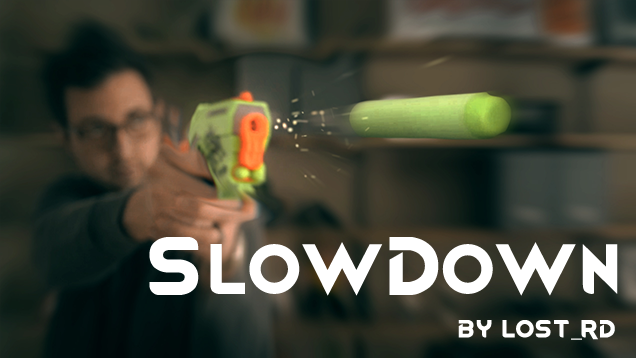
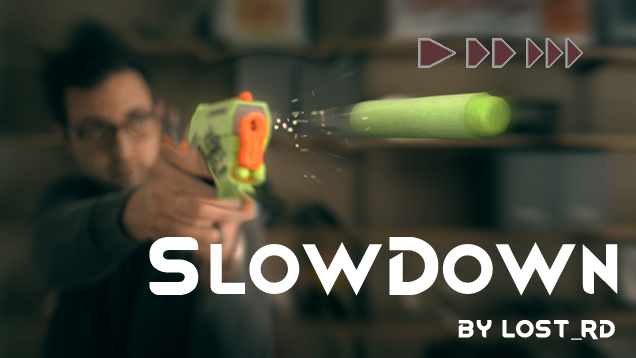
Comparing the layer stacks of the two 636x358 images. Changes:
added group "Group 1" with 3 layers above "by lost_RD" over (x1=418, y1=38, x2=583, y2=68)
added layer "TimeSpeedButton_Superfast" in group "Group 1" over (x1=526, y1=38, x2=583, y2=68)
added layer "TimeSpeedButton_Fast" in group "Group 1" over (x1=466, y1=38, x2=516, y2=68)
added layer "TimeSpeedButton_Normal" in group "Group 1" over (x1=418, y1=38, x2=456, y2=68)
